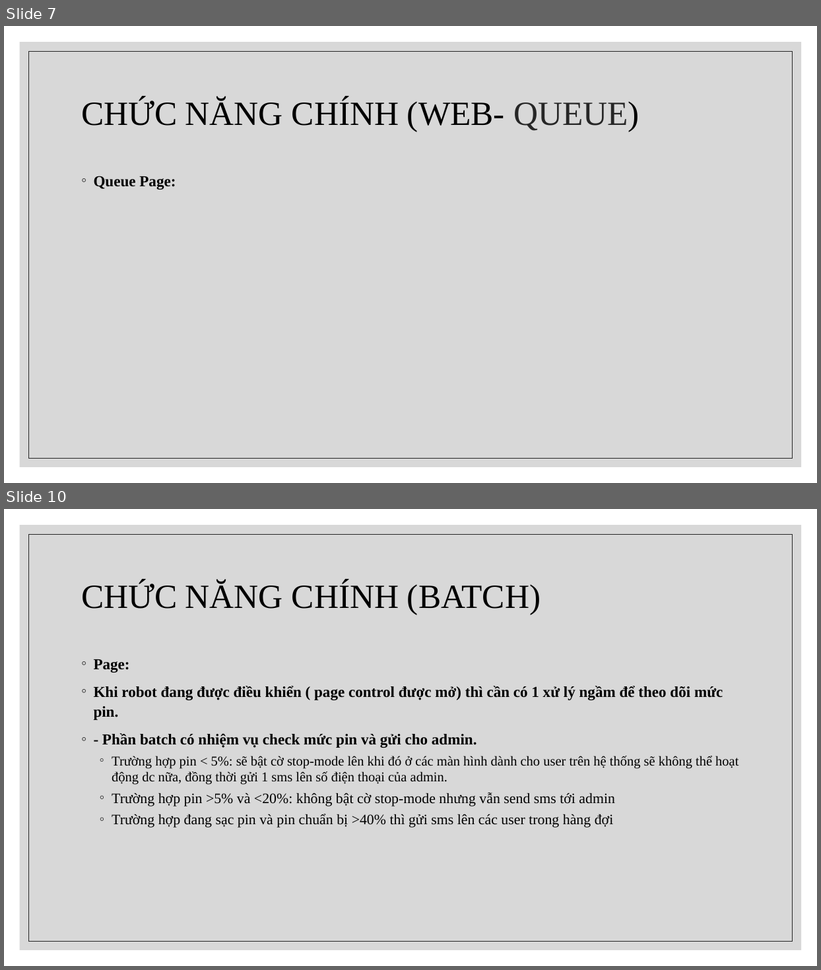
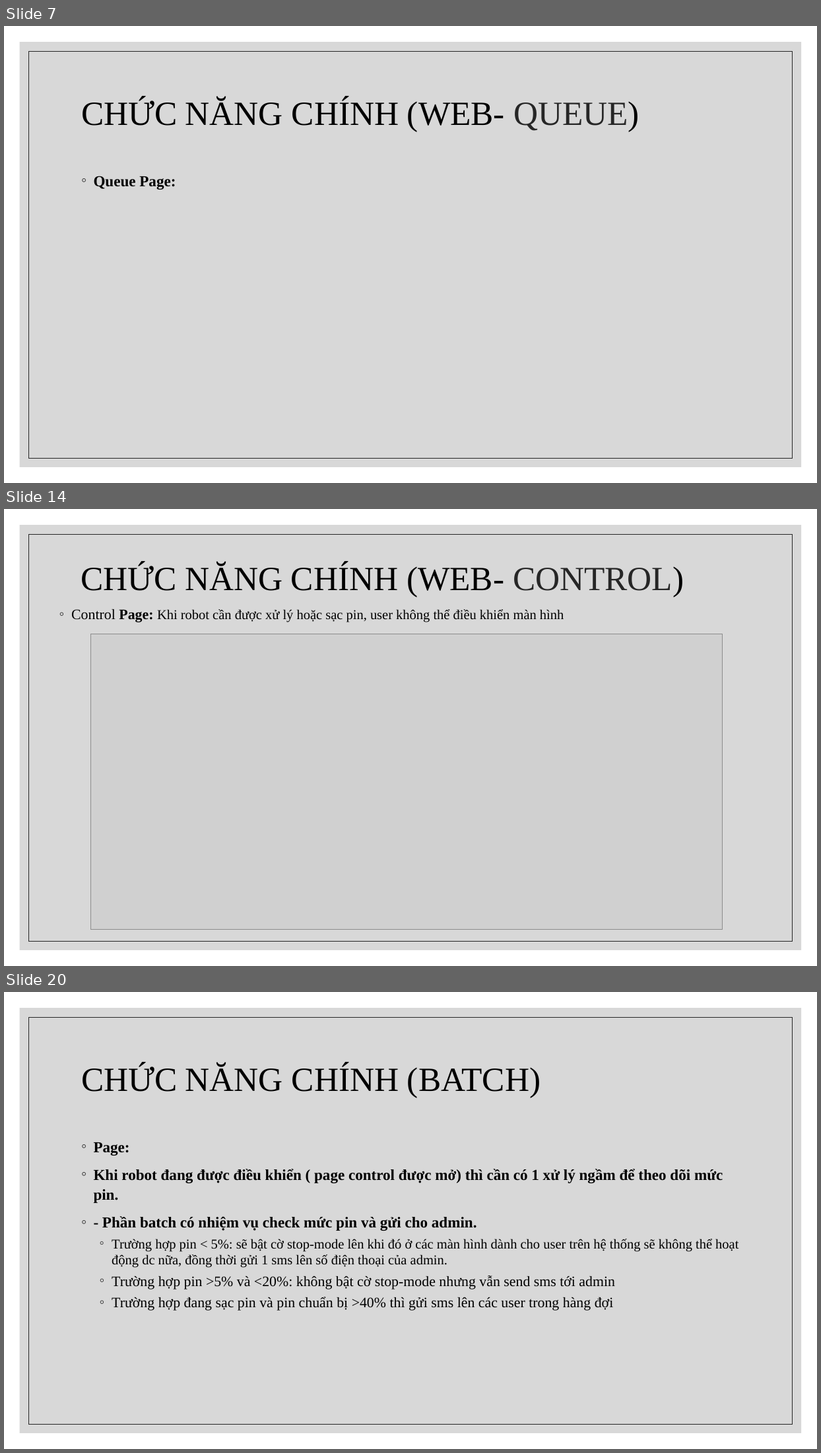
Before and after one commit to chet7h/restart_computer, a slide deck: Restart Computer.pptx. Shown one above the other, each under a label of ours: slides 7 and 10 before the commit, slides 7, 14 and 20 after it; the slides between them are not shown. The pictures are 821x970 and 821x1453 pixels, drawn with LibreOffice and Linux fonts; fonts in the diff are those of the drawing; grey boxes stand for pictures. Boxes give left, top, right and bottom in pixels: in the first picture for what was removed or moved away, otherwise in the second. Text is boxed around its words. In the diff, an @@ line names an element or a change of style, - is before the commit and + after.

```diff
--- a/Restart Computer.pptx
+++ b/Restart Computer.pptx
@@ slide 14 added at bbox=[4, 509, 817, 966], background #FFFFFF; not listed: 2 template elements that a slide beside it also shows @@
@@ title added at bbox=[81, 563, 684, 597], 40 pt, text #000000 @@
+CHỨC NĂNG CHÍNH (WEB- CONTROL)
@@ text added at bbox=[71, 609, 564, 623], 16 pt, text #000000 @@
+◦ Control Page: Khi robot cần được xử lý hoặc sạc pin, user không thể điều khiển màn hình
@@ picture added at bbox=[90, 634, 723, 930] @@
@@ what was slide 10 is now slide 20 @@
```
Also in this commit, not shown: 2 slides changed, 9 other slides added.
